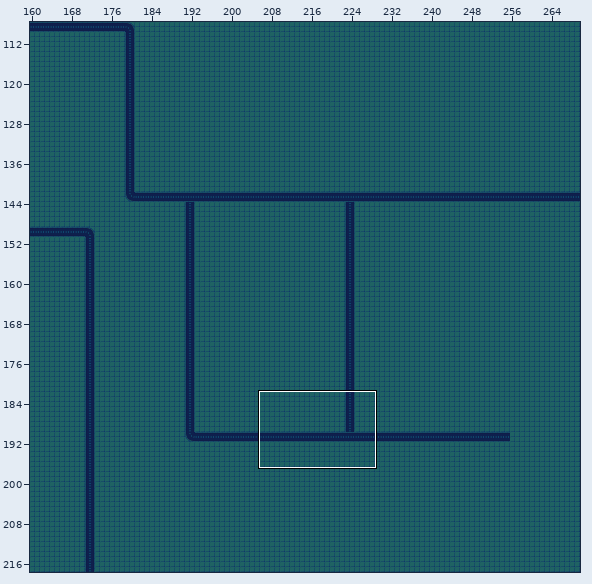
An edit to a level. Tiled map, assets/images/tileset/tiledmap.tmx. Above: a wide view before the commit, with the close-up outlined.
Close-up. Old version:
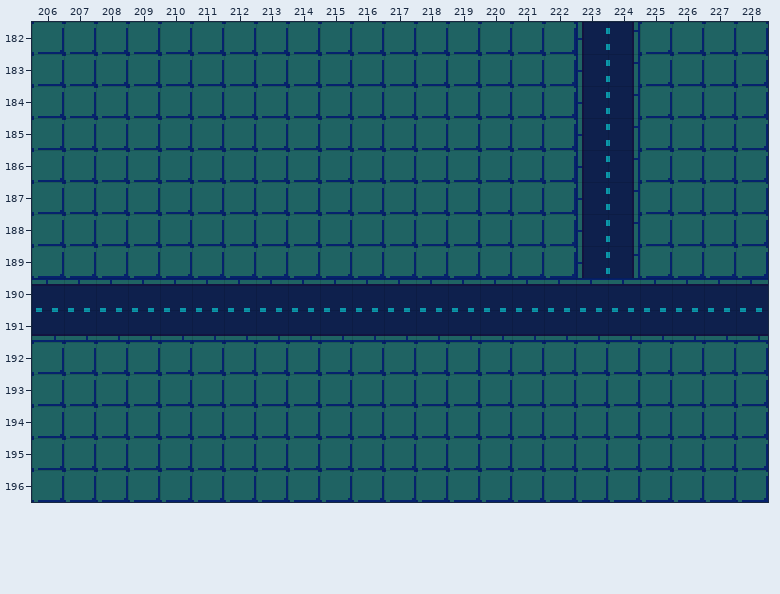
Cells are 16x16 px. Shown: x 206..228, y 182..196. The commit also changed other parts of the map, which this record leaves out.
The result:
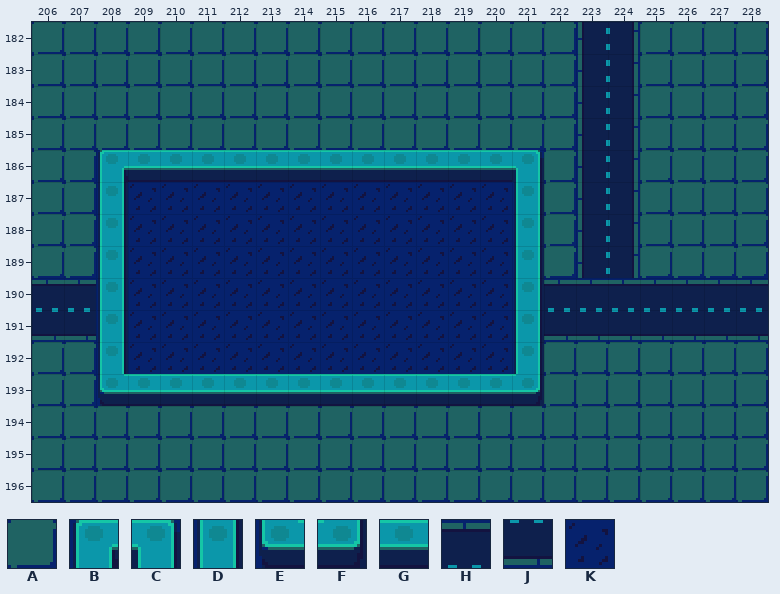
Key: from "tileset_arranged": A 0, B 4, C 5, D 19, E 20, F 21, G 36, H 96, J 112, K 145.
_ is an empty cell, # one hidden under a higher layer.
Tiles of an added or newly shown layer are drawn over the layers below it.
Difference:
Layer "ground":
y 186: x 208..221 AAAAAAAAAAAAAA -> ##############
y 187..189: x 208..221 AAAAAAAAAAAAAA -> #KKKKKKKKKKKK#
y 190: x 208..221 HHHHHHHHHHHHHH -> #KKKKKKKKKKKK#
y 191: x 208..221 JJJJJJJJJJJJJJ -> #KKKKKKKKKKKK#
y 192: x 208..221 AAAAAAAAAAAAAA -> #KKKKKKKKKKKK#
y 193: x 208..221 AAAAAAAAAAAAAA -> ##############
Layer "walls" (added):
y 186: x 208..221 ______________ -> BGGGGGGGGGGGGC
y 187..192: x 208 _ -> D; x 221 _ -> D
y 193: x 208..221 ______________ -> EGGGGGGGGGGGGF
